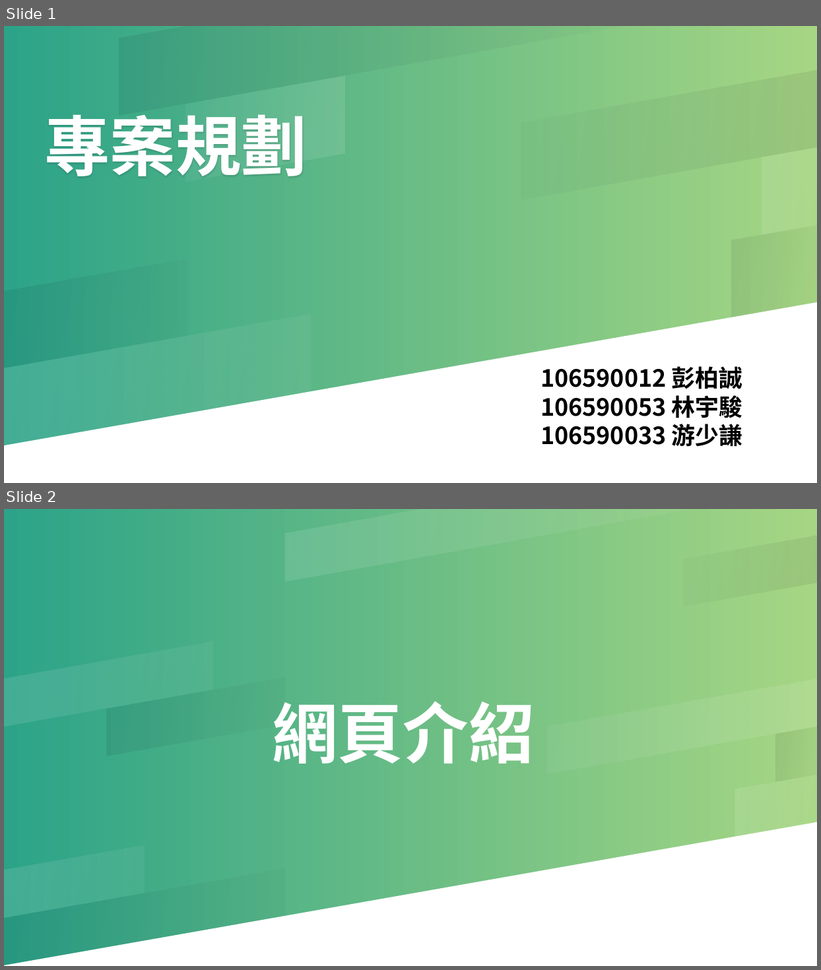
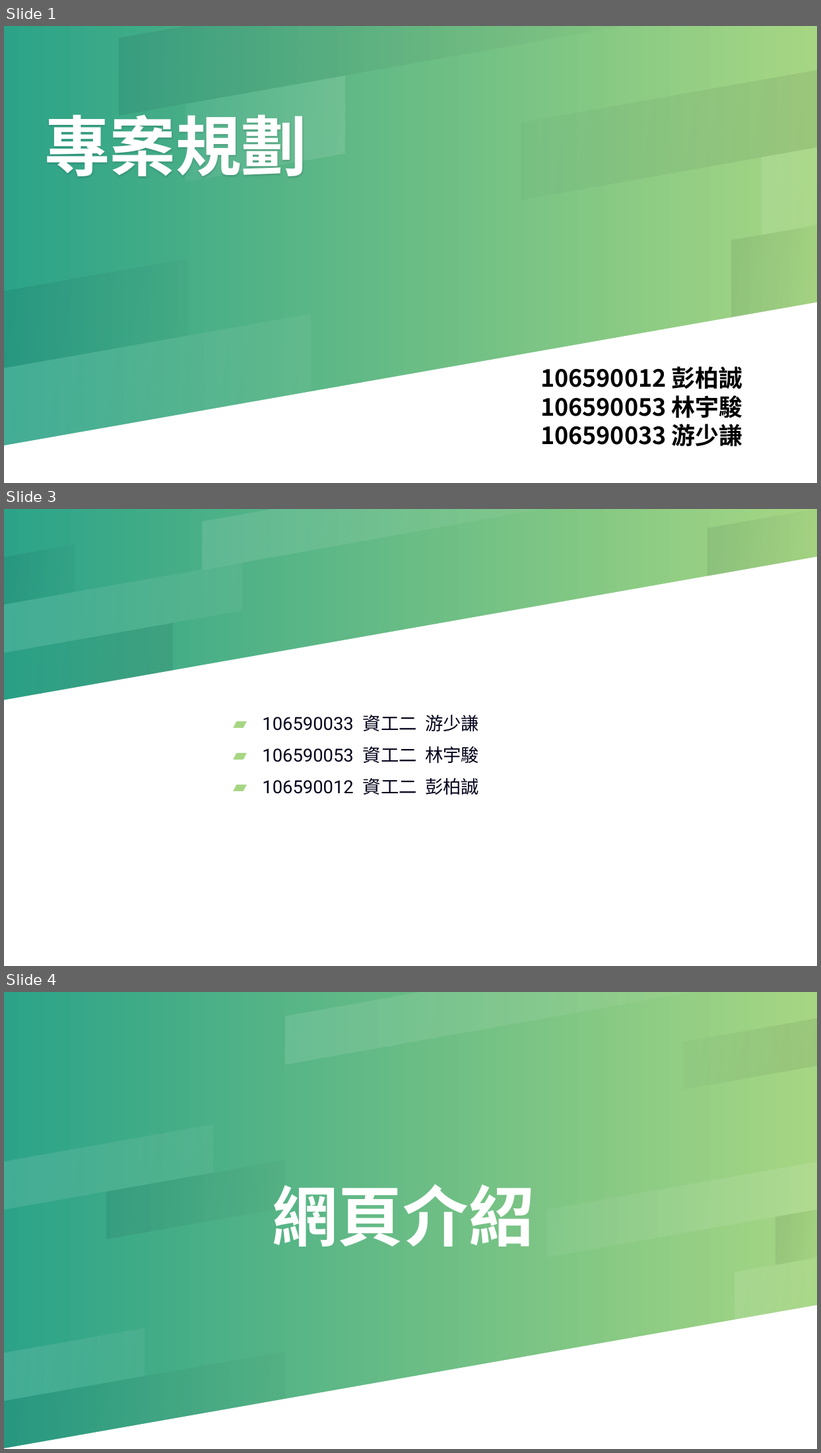
Before and after one commit to ChloeMia/web_FinalProject, a slide deck: 新增 Microsoft PowerPoint 簡報.pptx. Shown one above the other, each under a label of ours: slides 1 and 2 before the commit, slides 1, 3 and 4 after it; the slides between them are not shown. The pictures are 821x970 and 821x1453 pixels, drawn with LibreOffice and Linux fonts; fonts in the diff are those of the drawing. Boxes give left, top, right and bottom in pixels: in the first picture for what was removed or moved away, otherwise in the second. Text is boxed around its words. In the diff, an @@ line names an element or a change of style, - is before the commit and + after.

```diff
--- a/新增 Microsoft PowerPoint 簡報.pptx
+++ b/新增 Microsoft PowerPoint 簡報.pptx
@@ slide 3 added at (4, 509, 817, 966), background gradient #2CA388 to #A6D683 @@
@@ group added at (4, 509, 817, 966): 6 freeform shapes @@
@@ text added at (262, 715, 479, 795), 21.3 pt, text #00001A @@
+▰ 106590033 資工二 游少謙
+▰ 106590053 資工二 林宇駿
+▰ 106590012 資工二 彭柏誠
@@ what was slide 2 is now slide 4 @@
```
Also in this commit, not shown: 2 slides changed, 1 other slide added.
